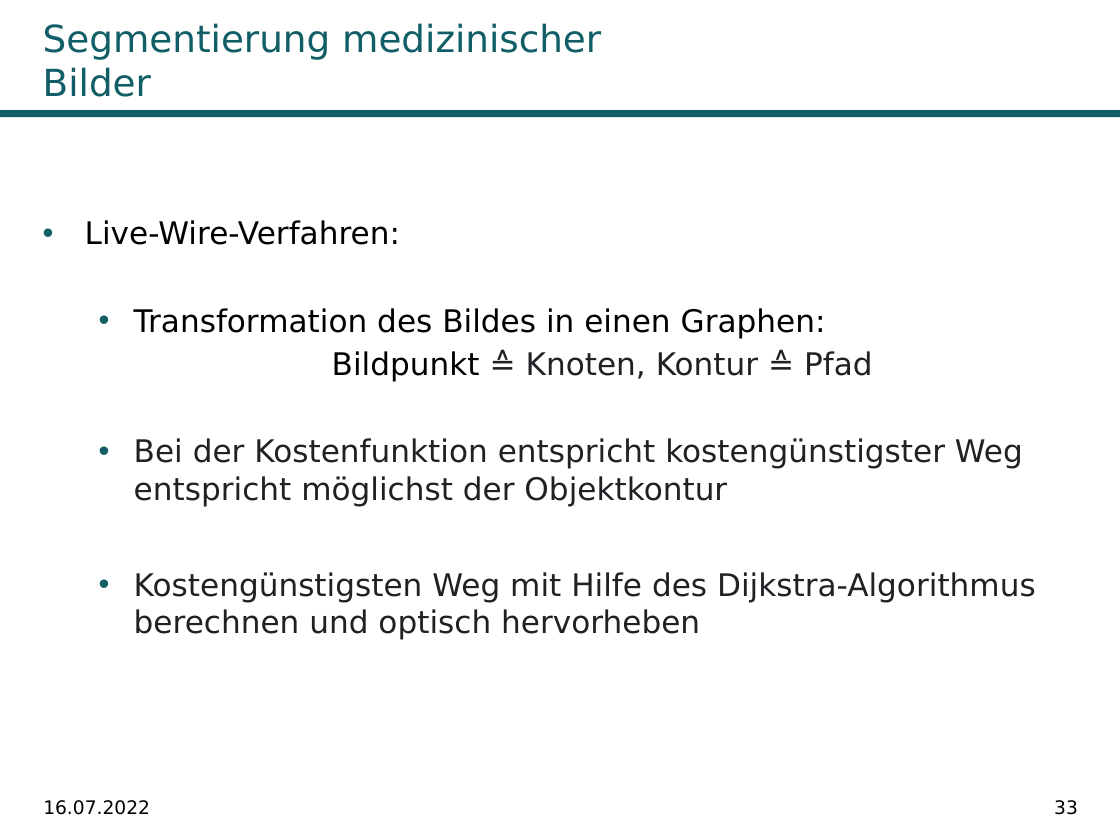
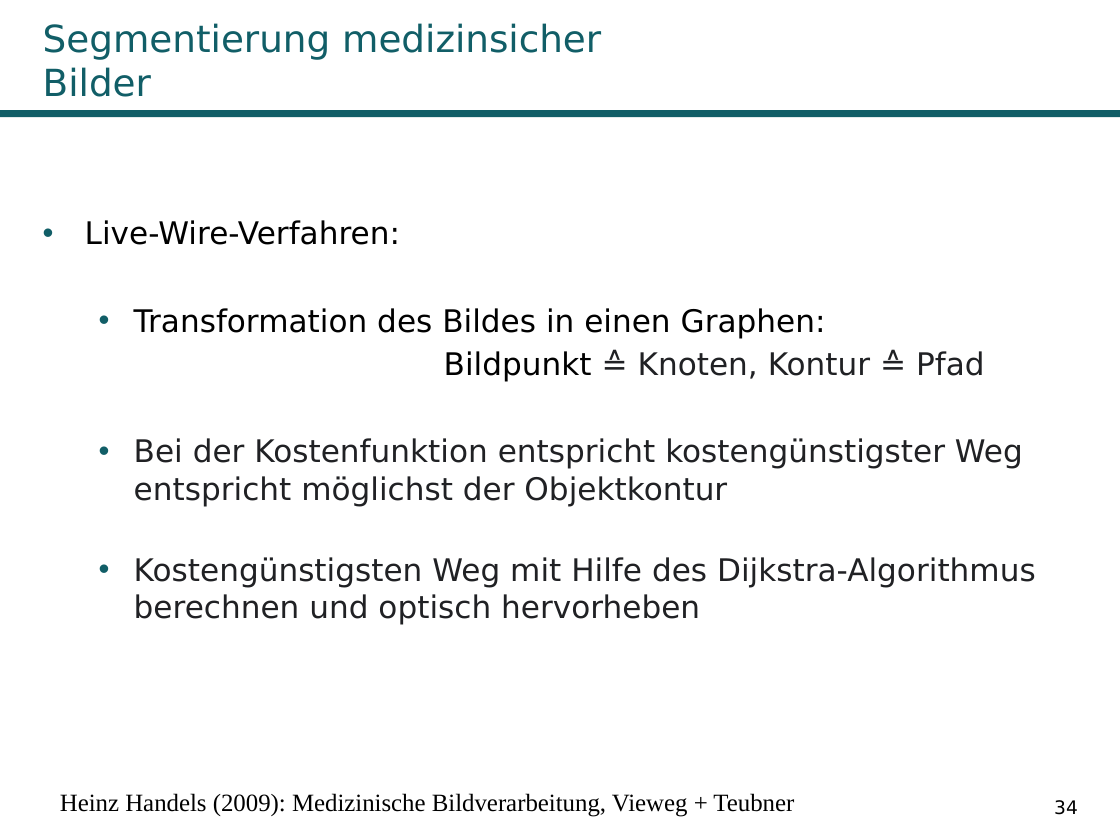
Before and after one commit to Kage0x3B/wissenschaftliches-arbeiten-praesentation, a slide deck: slide 34 of Präsentation Pfadplanungsalgorithmen.pptx (slide 33 before the commit). Drawn at 1120x840 pixels with LibreOffice and Linux fonts; fonts in the diff are those of the drawing; background and template pictures are left out. Boxes give left, top, right and bottom in pixels: in the first picture for what was removed or moved away, otherwise in the second. Text is boxed around its words. In the diff, an @@ line names an element or a change of style, - is before the commit and + after.

```diff
--- a/Präsentation Pfadplanungsalgorithmen.pptx
+++ b/Präsentation Pfadplanungsalgorithmen.pptx
@@ title at <box>43,23,601,97</box>: text changed @@
-Segmentierung medizinischer Bilder
+Segmentierung medizinsicher Bilder
@@ text "Live-Wire-Verfahren:" rewrapped from <box>85,220,1036,640</box> to <box>85,220,1036,624</box> @@
@@ text removed at <box>43,800,150,815</box> @@
-16.07.2022
@@ text added at <box>60,793,794,817</box>, 16 pt, text #000000 @@
+Heinz Handels (2009): Medizinische Bildverarbeitung, Vieweg + Teubner
@@ page number at <box>1054,800,1078,815</box>: text changed @@
-33
+34
```
Also in this commit, not shown: 38 other slides changed, 4 slides added, 2 slides removed, 1 other file.
